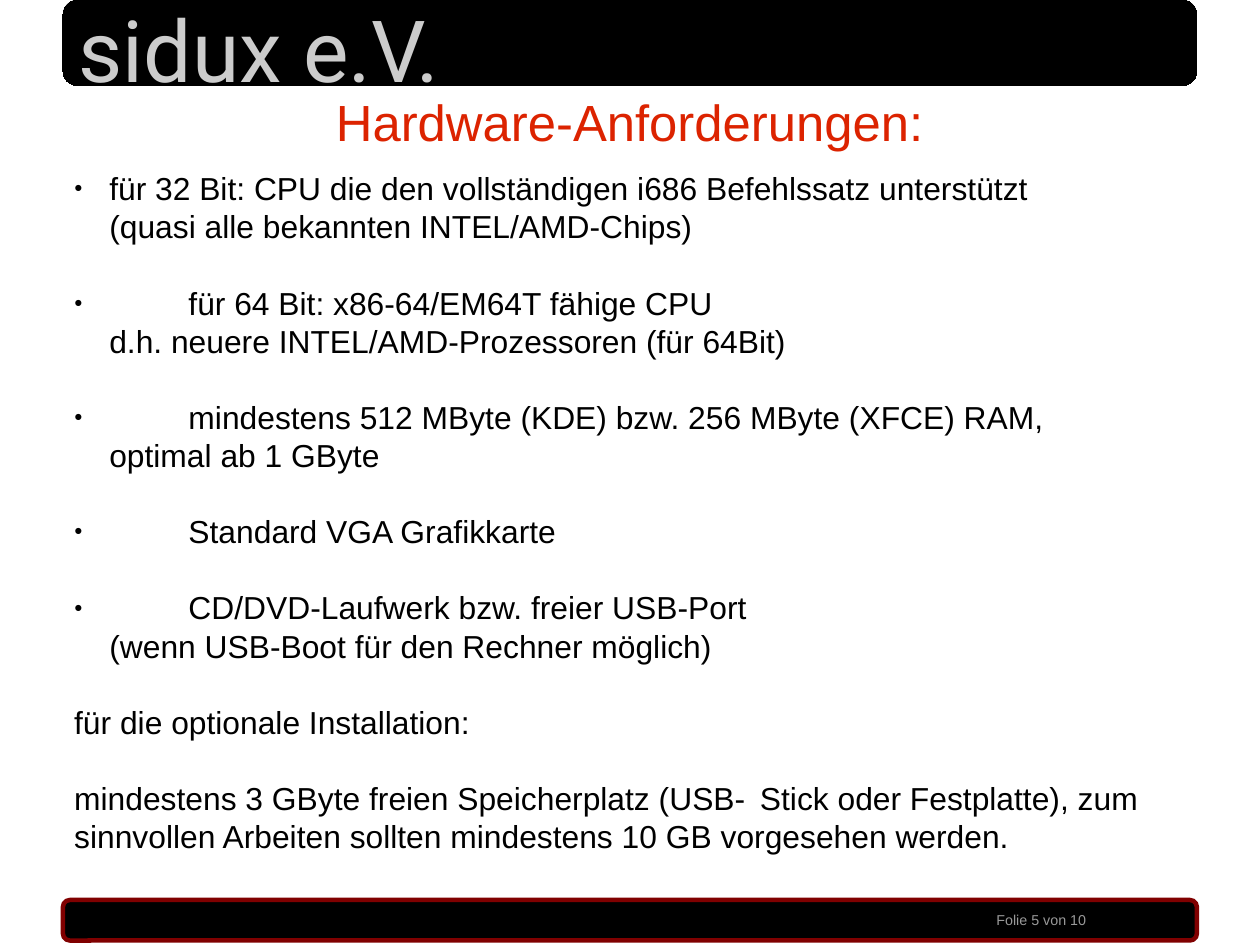
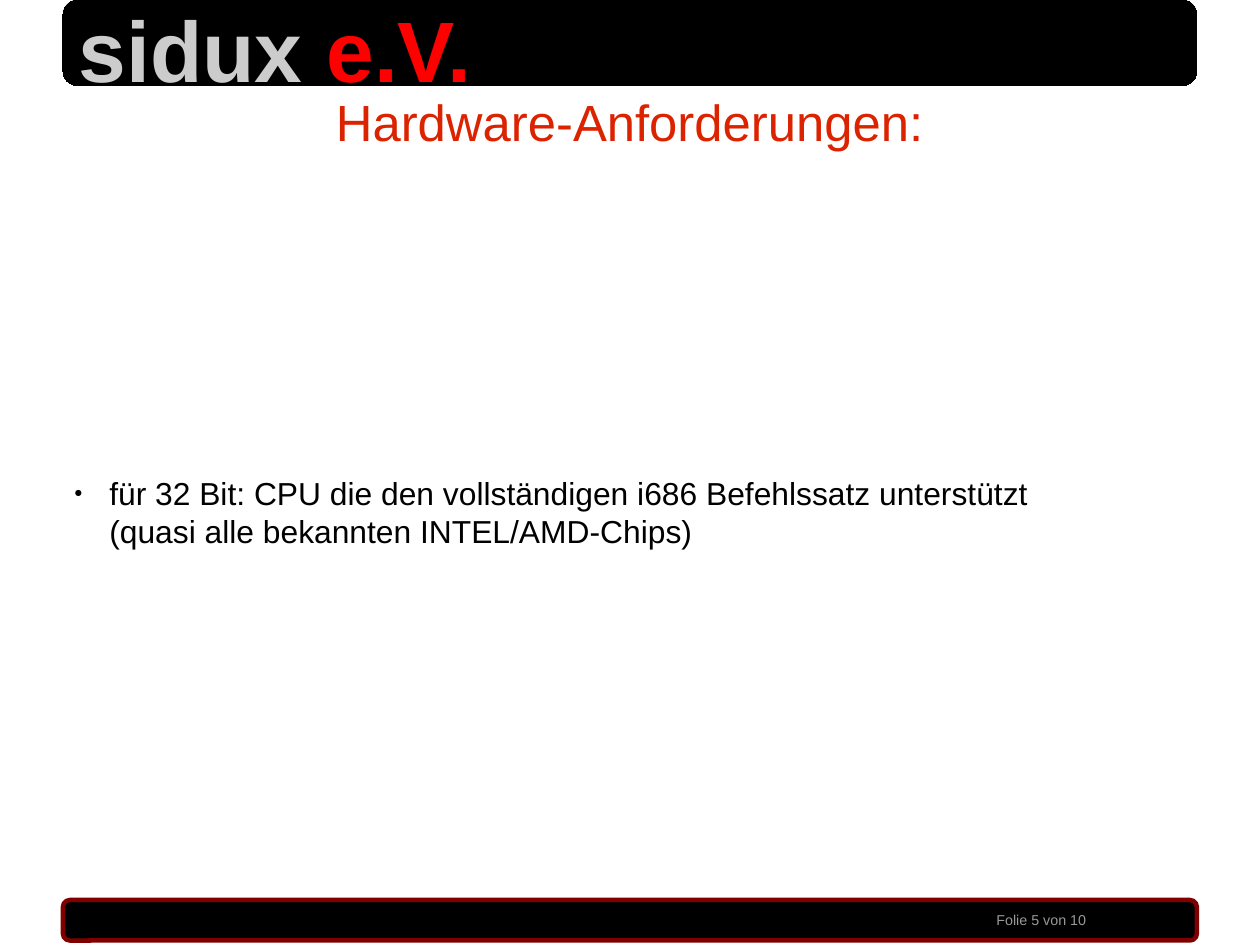
Before and after one commit to sidux-ev/praesentation, a slide deck: slide 5 of bin/sigint_2010.odp. Drawn at 1260x945 pixels with LibreOffice and Linux fonts; fonts in the diff are those of the drawing; background and template pictures are left out. Boxes give left, top, right and bottom in pixels: in the first picture for what was removed or moved away, otherwise in the second. Text is boxed around its words. In the diff, an @@ line names an element or a change of style, - is before the commit and + after.

Commit message:
clean up folien [(c) etc.], formatierung sidux e.V., etc. modified:   bin/sigint_2010.odp

```diff
--- a/bin/sigint_2010.odp
+++ b/bin/sigint_2010.odp
@@ text "sidux e.V." at [79, 20, 470, 98]: font Roboto to Arial, bold on; text colour #CCCCCC to #FF0000 in "e.V." @@
@@ text at [74, 292, 1138, 854]: paragraphs removed @@
-● für 64 Bit: x86-64/EM64T fähige CPU
-  d.h. neuere INTEL/AMD-Prozessoren (für 64Bit)
-● mindestens 512 MByte (KDE) bzw. 256 MByte (XFCE) RAM,
-  optimal ab 1 GByte
-● Standard VGA Grafikkarte
-● CD/DVD-Laufwerk bzw. freier USB-Port
-  (wenn USB-Boot für den Rechner möglich)
-für die optionale Installation:
-mindestens 3 GByte freien Speicherplatz (USB- Stick oder Festplatte), zum sinnvollen Arbeiten sollten mindestens 10 GB vorgesehen werden.
```
Also in this commit, not shown: 9 other slides changed.
